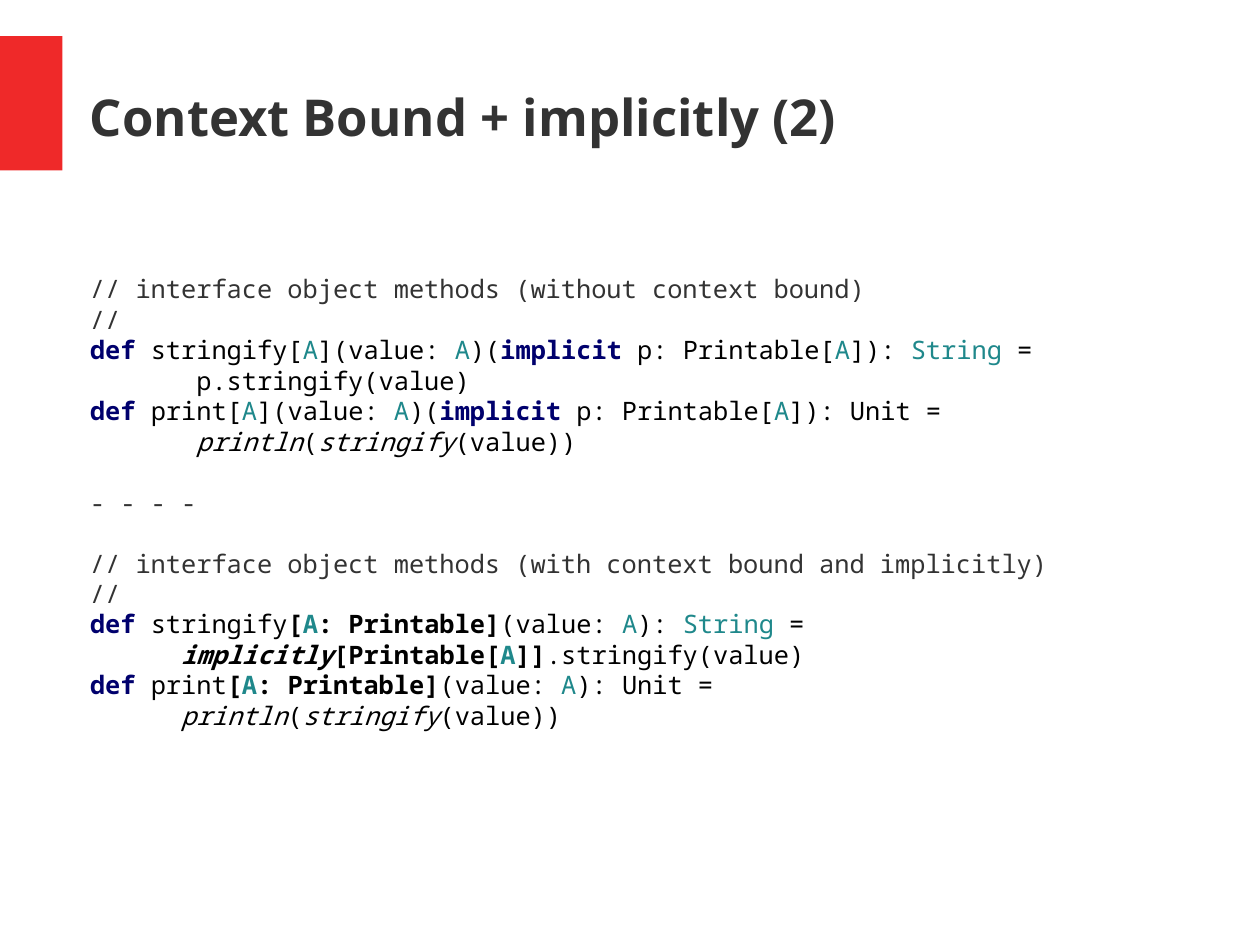
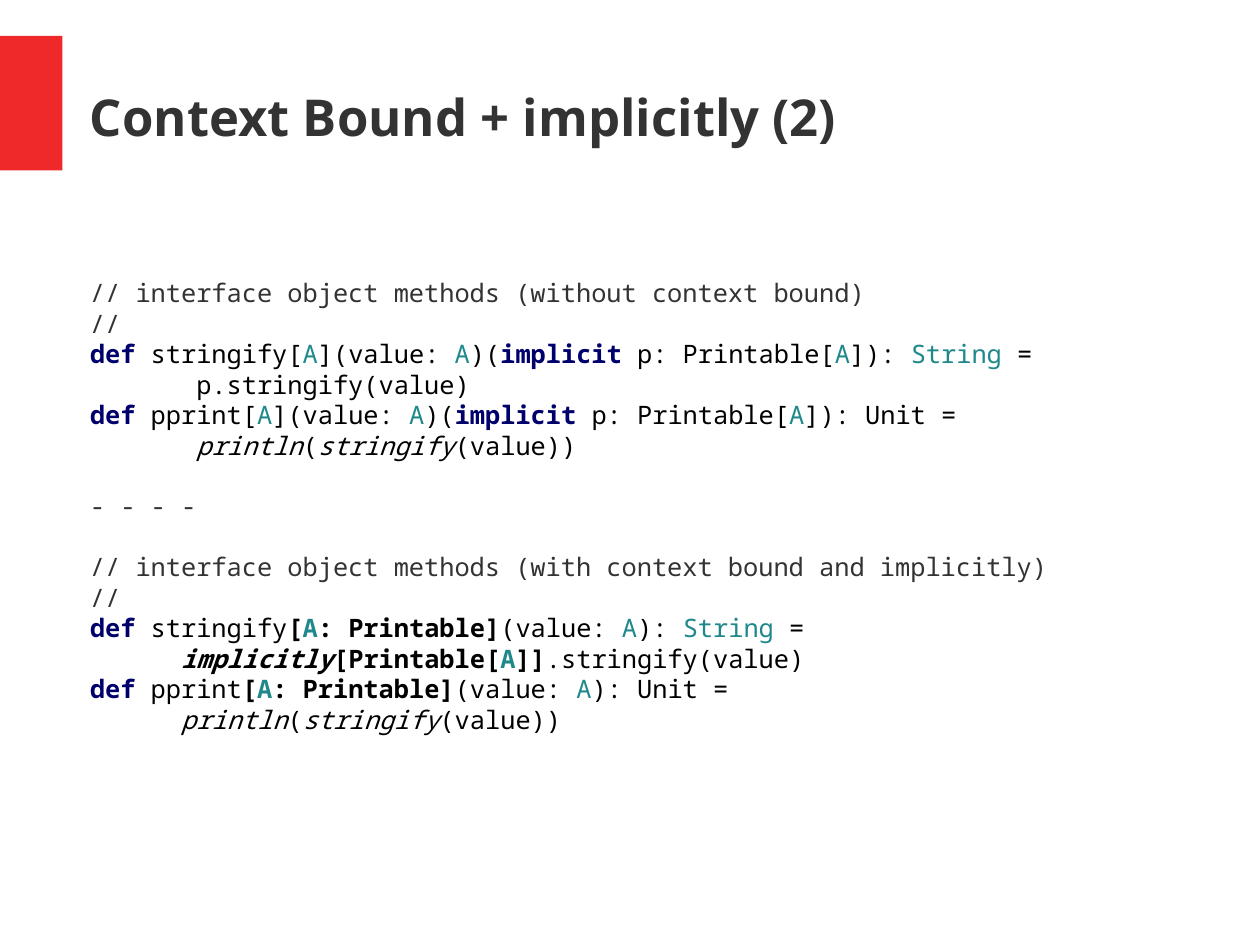
Before and after one commit to hermannhueck/typeclasses, a slide deck: slide 24 of Slides/TypeClasses.pptx. Drawn at 1260x945 pixels with LibreOffice and Linux fonts; fonts in the diff are those of the drawing. Boxes give left, top, right and bottom in pixels: in the first picture for what was removed or moved away, otherwise in the second. Text is boxed around its words. In the diff, an @@ line names an element or a change of style, - is before the commit and + after.

```diff
--- a/Slides/TypeClasses.pptx
+++ b/Slides/TypeClasses.pptx
@@ text at (90, 400, 926, 430): text changed @@
-def print[A](value: A)(implicit p: Printable[A]): Unit =
+def pprint[A](value: A)(implicit p: Printable[A]): Unit =
@@ text at (90, 678, 698, 704): text changed @@
-def print[A: Printable](value: A): Unit =
+def pprint[A: Printable](value: A): Unit =
```
Also in this commit, not shown: 10 other slides changed, 1 other file.
